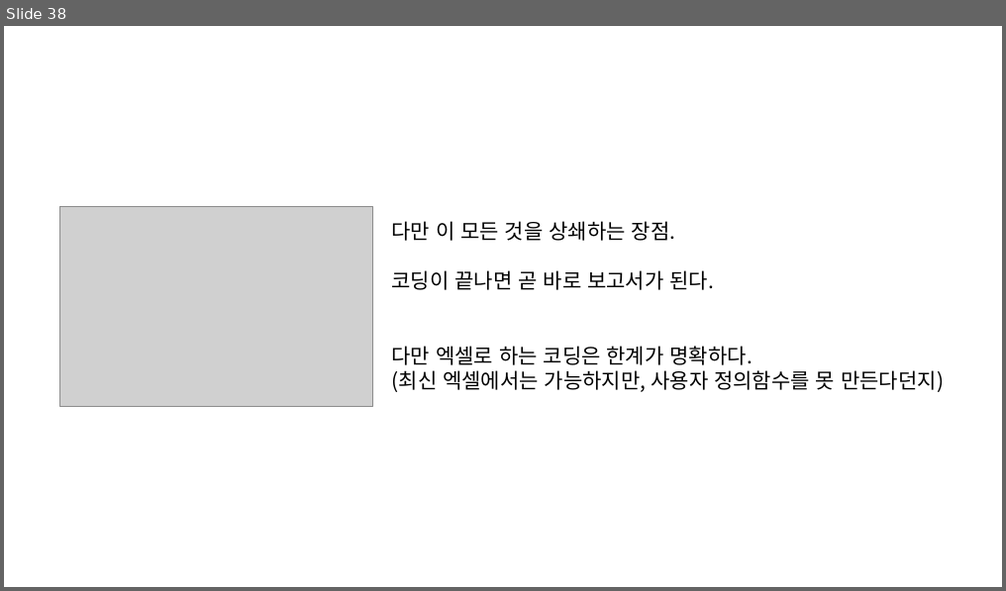
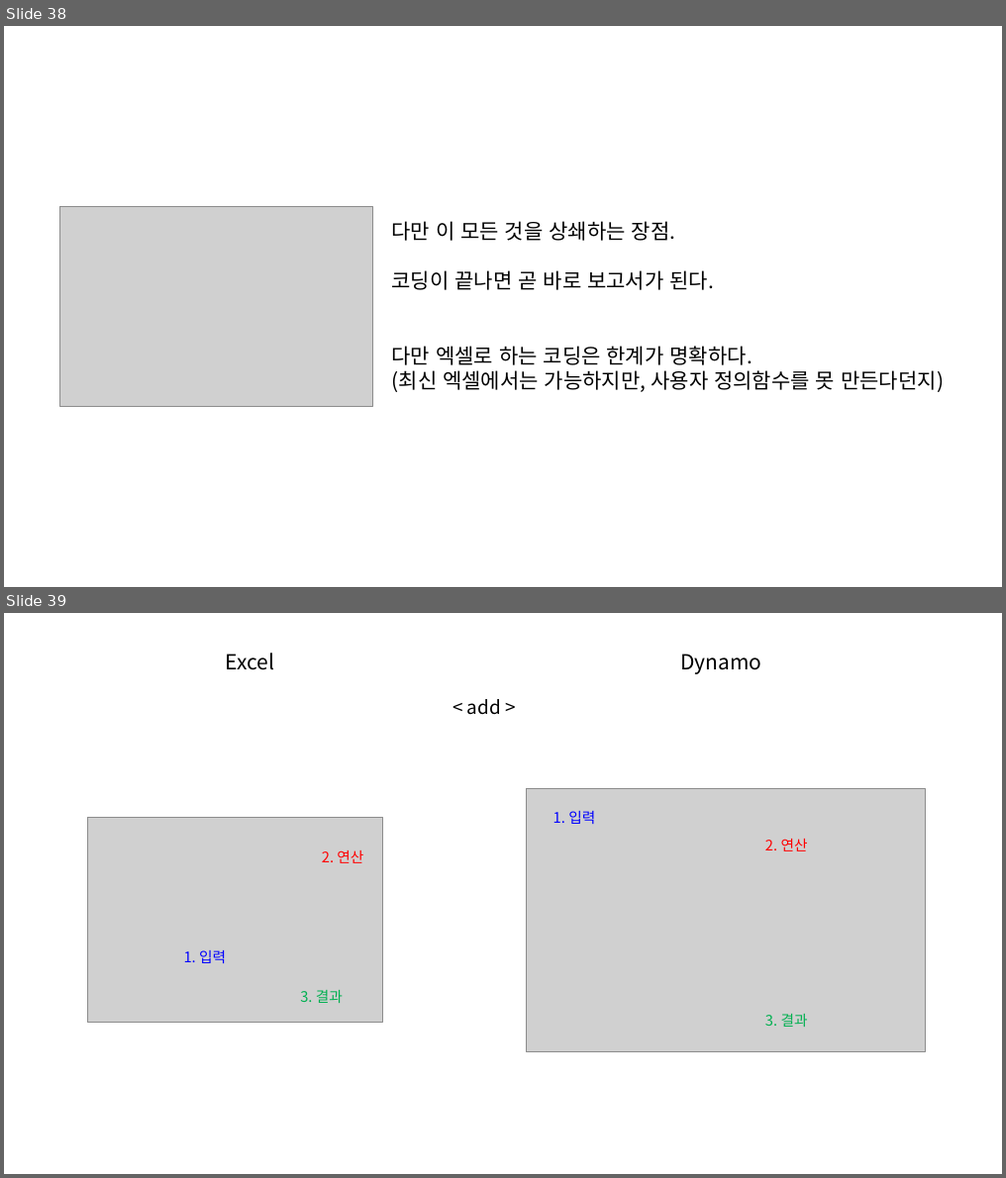
Before and after one commit to hnanmal/mkcljpt_volume, a slide deck: documentum/건축심화세미나(2022)/최종발표/4. 동적문서를 활용한 구조프로그램 작성 - 장만규 매니저, 황재승 매니저/추가발표자료.pptx. Shown one above the other, each under a label of ours: slide 38 before the commit, slides 38 and 39 after it. The pictures are 1006x591 and 1006x1178 pixels, drawn with LibreOffice and Linux fonts; fonts in the diff are those of the drawing; grey boxes stand for pictures. Boxes give left, top, right and bottom in pixels: in the first picture for what was removed or moved away, otherwise in the second. Text is boxed around its words. In the diff, an @@ line names an element or a change of style, - is before the commit and + after.

```diff
--- a/documentum/건축심화세미나(2022)/최종발표/4. 동적문서를 활용한 구조프로그램 작성 - 장만규 매니저, 황재승 매니저/추가발표자료.pptx
+++ b/documentum/건축심화세미나(2022)/최종발표/4. 동적문서를 활용한 구조프로그램 작성 - 장만규 매니저, 황재승 매니저/추가발표자료.pptx
@@ slide 39 added at bbox=[4, 613, 1002, 1174], background #FFFFFF @@
@@ text added at bbox=[226, 653, 275, 670], 20 pt, text #000000 @@
+Excel
@@ text added at bbox=[680, 654, 761, 674], 20 pt, text #000000 @@
+Dynamo
@@ text added at bbox=[467, 699, 501, 715], 18 pt, text #000000 @@
+< add >
@@ picture added at bbox=[527, 788, 925, 1052] @@
@@ picture added at bbox=[87, 817, 382, 1023] @@
@@ text added at bbox=[553, 811, 595, 824], 14 pt, text #0000FF @@
+1. 입력
@@ text added at bbox=[765, 839, 808, 852], 14 pt, text #FF0000 @@
+2. 연산
@@ text added at bbox=[322, 851, 363, 863], 14 pt, text #FF0000 @@
+2. 연산
@@ text added at bbox=[184, 951, 226, 963], 14 pt, text #0000FF @@
+1. 입력
@@ text added at bbox=[300, 990, 343, 1003], 14 pt, text #00B050 @@
+3. 결과
@@ text added at bbox=[765, 1014, 808, 1027], 14 pt, text #00B050 @@
+3. 결과
```
Also in this commit, not shown: 2 slides changed, 6 other slides added.
